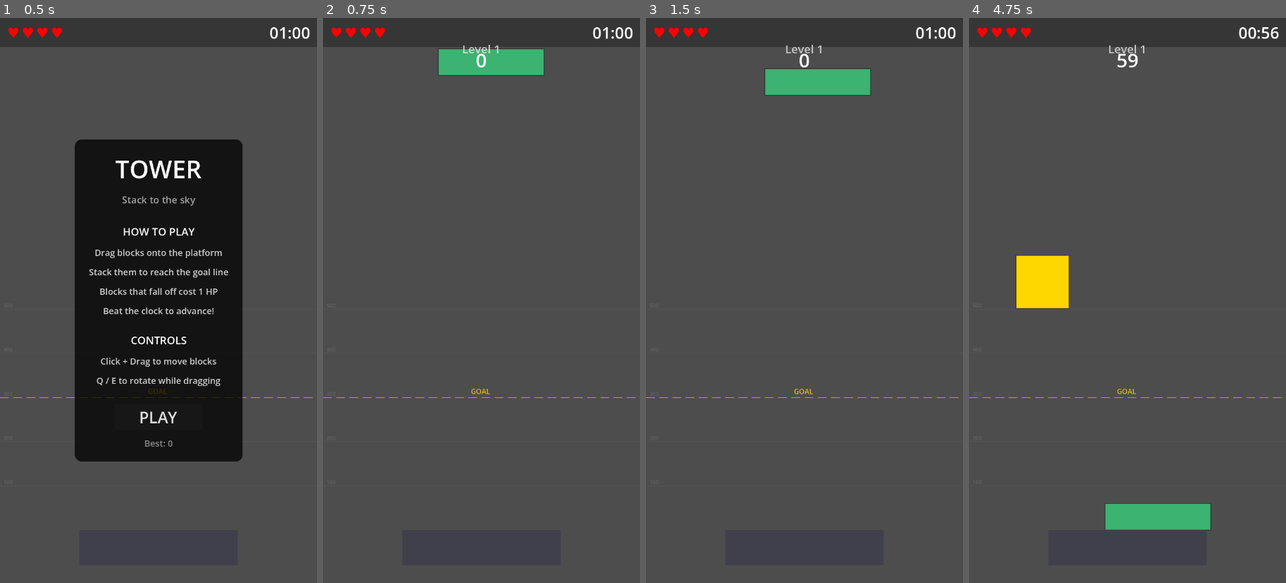
Above: before the commit, frames 1-4 (left to right).
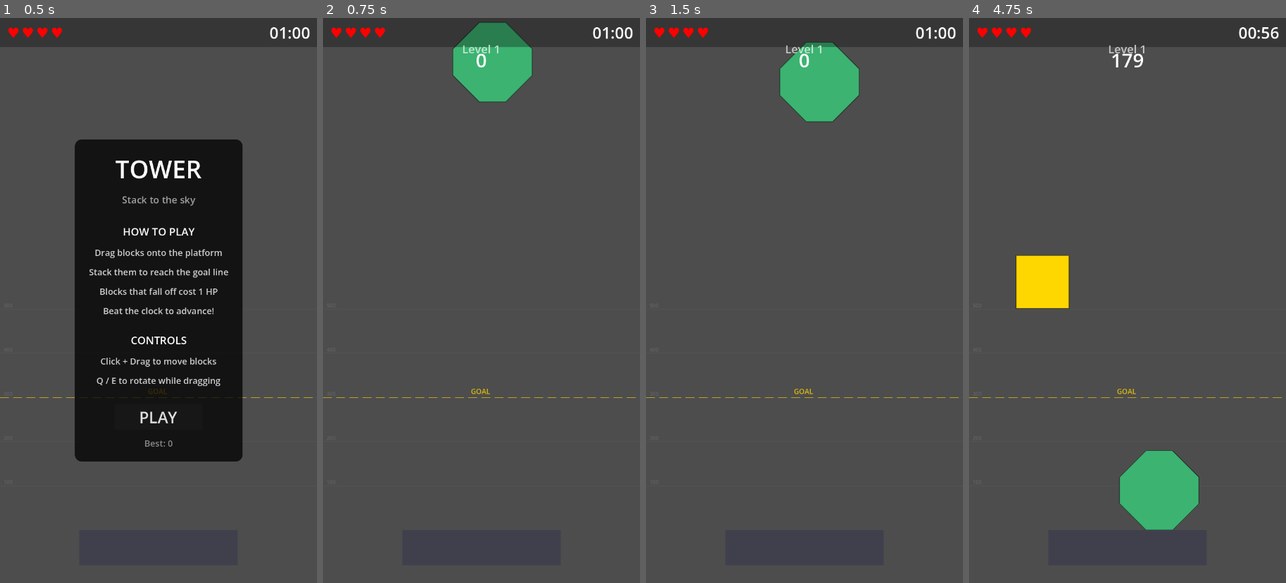
Above: after the commit, the same moments.

Repository: PartlyWhole/ToppleClone
Game: Godot game, scene res://main/main.tscn
Same seed, same stepped clock (60 frames per second), same inputs: the game is played once before the commit and once after it.
Inputs (mouse positions are in pixels of both pictures, inside the frame that each line leads up to):
- Up to frame 1 (0.5 s): no input
- Up to frame 2 (0.75 s): click "PLAY" at 0.5 s
- Up to frame 3 (1.5 s): tap Enter at 1.25 s; drag from (814, 63) to (836, 176) at 1.27 s
- Up to frame 4 (4.75 s): drag from (1064, 328) to (1111, 413) at 2.02 s; move the mouse to (1159, 176) at 2.77 s; tap Ctrl at 2.85 s; click (1159, 176) at 2.92 s; drag from (1076, 63) to (1032, 215) at 3.52 s; move the mouse to (1222, 385) at 4.27 s; tap Enter at 4.35 s; click (1222, 385) at 4.42 s

Frame 1 is identical in both runs. In frame 2, 2.0% of the frame differs, in the area x 36-70%, y 0-15%; in frame 3, 2.0%; in frame 4, 3.0%, in the area x 42-77%, y 6-91%.

Commit message:
feat: proximity drag slowdown, rename to ToppleClone, add new shapes
Drag speed now scales down to 10% when within 60px of another block.
Renamed project to ToppleClone. Added crown, hexagon, L, octagon,
and parallelogram shapes.

Co-Authored-By: Claude Opus 4.6 (1M context) <noreply@anthropic.com>

Diff:
--- a/features/blocks/scripts/draggable_block.gd
+++ b/features/blocks/scripts/draggable_block.gd
@@ -13,6 +13,8 @@
 
 @export_group("Drag")
 @export var max_drag_speed: float = 600.0
+@export var proximity_range: float = 60.0
+@export var proximity_min_speed: float = 0.1
 @export var contact_dampen_sideways: float = 0.3
 @export var contact_dampen_downward: float = 0.0
 @export var downward_normal_threshold: float = -0.5
@@ -96,6 +98,9 @@
 	var distance: float = target.distance_to(global_position)
 	var speed_limit: float = max_drag_speed + distance * 2.0
 
+	var proximity_factor: float = _get_proximity_factor()
+	speed_limit *= proximity_factor
+
 	var desired: Vector2 = (target - global_position) / state.step
 	var desired_speed_sq: float = desired.length_squared()
 	if desired_speed_sq > speed_limit * speed_limit:
@@ -199,6 +204,19 @@
 		_rotate_dir = 1.0
 	else:
 		_rotate_dir = 0.0
+
+
+func _get_proximity_factor() -> float:
+	var min_dist_sq: float = proximity_range * proximity_range
+	for node: Node in get_tree().get_nodes_in_group(&"tunable_blocks"):
+		if node == self:
+			continue
+		var other: DraggableBlock = node as DraggableBlock
+		var dist_sq: float = global_position.distance_squared_to(other.global_position)
+		if dist_sq < min_dist_sq:
+			min_dist_sq = dist_sq
+	var t: float = sqrt(min_dist_sq) / proximity_range
+	return lerpf(proximity_min_speed, 1.0, t)
 
 
 func _build_collision() -> void:
--- /dev/null
+++ b/features/blocks/shapes/crown.json
@@ -0,0 +1,96 @@
+{
+	"convex_parts": [
+		[
+			[
+				60.0,
+				0.0
+			],
+			[
+				120.0,
+				-60.0
+			],
+			[
+				120.0,
+				60.0
+			]
+		],
+		[
+			[
+				60.0,
+				0.0
+			],
+			[
+				120.0,
+				60.0
+			],
+			[
+				-120.0,
+				60.0
+			],
+			[
+				-60.0,
+				0.0
+			]
+		],
+		[
+			[
+				-120.0,
+				60.0
+			],
+			[
+				-120.0,
+				-60.0
+			],
+			[
+				-60.0,
+				0.0
+			]
+		],
+		[
+			[
+				60.0,
+				0.0
+			],
+			[
+				-60.0,
+				0.0
+			],
+			[
+				0.0,
+				-60.0
+			]
+		]
+	],
+	"name": "crown",
+	"version": 1,
+	"vertices": [
+		[
+			-120.0,
+			-60.0
+		],
+		[
+			-120.0,
+			60.0
+		],
+		[
+			120.0,
+			60.0
+		],
+		[
+			120.0,
+			-60.0
+		],
+		[
+			60.0,
+			0.0
+		],
+		[
+			0.0,
+			-60.0
+		],
+		[
+			-60.0,
+			0.0
+		]
+	]
+}
--- /dev/null
+++ b/features/blocks/shapes/hexagon.json
@@ -0,0 +1,58 @@
+{
+	"convex_parts": [
+		[
+			[
+				60.0,
+				-30.0
+			],
+			[
+				60.0,
+				30.0
+			],
+			[
+				0.0,
+				90.0
+			],
+			[
+				-60.0,
+				30.0
+			],
+			[
+				-60.0,
+				-30.0
+			],
+			[
+				0.0,
+				-90.0
+			]
+		]
+	],
+	"name": "hexagon",
+	"version": 1,
+	"vertices": [
+		[
+			0.0,
+			-90.0
+		],
+		[
+			-60.0,
+			-30.0
+		],
+		[
+			-60.0,
+			30.0
+		],
+		[
+			0.0,
+			90.0
+		],
+		[
+			60.0,
+			30.0
+		],
+		[
+			60.0,
+			-30.0
+		]
+	]
+}
--- /dev/null
+++ b/features/blocks/shapes/l.json
@@ -0,0 +1,68 @@
+{
+	"convex_parts": [
+		[
+			[
+				-60.0,
+				-150.0
+			],
+			[
+				0.0,
+				-150.0
+			],
+			[
+				0.0,
+				30.0
+			],
+			[
+				-60.0,
+				90.0
+			]
+		],
+		[
+			[
+				60.0,
+				90.0
+			],
+			[
+				-60.0,
+				90.0
+			],
+			[
+				0.0,
+				30.0
+			],
+			[
+				60.0,
+				30.0
+			]
+		]
+	],
+	"name": "l",
+	"version": 1,
+	"vertices": [
+		[
+			-60.0,
+			-150.0
+		],
+		[
+			-60.0,
+			90.0
+		],
+		[
+			60.0,
+			90.0
+		],
+		[
+			60.0,
+			30.0
+		],
+		[
+			0.0,
+			30.0
+		],
+		[
+			0.0,
+			-150.0
+		]
+	]
+}
--- /dev/null
+++ b/features/blocks/shapes/octogon.json
@@ -0,0 +1,74 @@
+{
+	"convex_parts": [
+		[
+			[
+				30.0,
+				-90.0
+			],
+			[
+				90.0,
+				-30.0
+			],
+			[
+				90.0,
+				30.0
+			],
+			[
+				30.0,
+				90.0
+			],
+			[
+				-30.0,
+				90.0
+			],
+			[
+				-90.0,
+				30.0
+			],
+			[
+				-90.0,
+				-30.0
+			],
+			[
+				-30.0,
+				-90.0
+			]
+		]
+	],
+	"name": "octogon",
+	"version": 1,
+	"vertices": [
+		[
+			-30.0,
+			-90.0
+		],
+		[
+			-90.0,
+			-30.0
+		],
+		[
+			-90.0,
+			30.0
+		],
+		[
+			-30.0,
+			90.0
+		],
+		[
+			30.0,
+			90.0
+		],
+		[
+			90.0,
+			30.0
+		],
+		[
+			90.0,
+			-30.0
+		],
+		[
+			30.0,
+			-90.0
+		]
+	]
+}
--- a/features/blocks/shapes/triangle_large.json
+++ b/features/blocks/shapes/parallelogram.json
@@ -3,32 +3,40 @@
 		[
 			[
 				-90.0,
-				-90.0
+				60.0
+			],
+			[
+				-30.0,
+				-60.0
 			],
 			[
 				90.0,
-				-90.0
+				-60.0
 			],
 			[
-				-90.0,
-				90.0
+				30.0,
+				60.0
 			]
 		]
 	],
-	"name": "triangle_large",
+	"name": "parallelogram",
 	"version": 1,
 	"vertices": [
 		[
-			-90.0,
-			90.0
+			30.0,
+			60.0
 		],
 		[
 			90.0,
-			-90.0
+			-60.0
+		],
+		[
+			-30.0,
+			-60.0
 		],
 		[
 			-90.0,
-			-90.0
+			60.0
 		]
 	]
 }
--- /dev/null
+++ b/features/blocks/shapes/parallelogram_wide.json
@@ -0,0 +1,42 @@
+{
+	"convex_parts": [
+		[
+			[
+				150.0,
+				-60.0
+			],
+			[
+				90.0,
+				60.0
+			],
+			[
+				-150.0,
+				60.0
+			],
+			[
+				-90.0,
+				-60.0
+			]
+		]
+	],
+	"name": "parallelogram_wide",
+	"version": 1,
+	"vertices": [
+		[
+			-90.0,
+			-60.0
+		],
+		[
+			-150.0,
+			60.0
+		],
+		[
+			90.0,
+			60.0
+		],
+		[
+			150.0,
+			-60.0
+		]
+	]
+}
--- a/project.godot
+++ b/project.godot
@@ -7,7 +7,7 @@
 
 [application]
 
-config/name="TowerGame"
+config/name="ToppleClone"
 config/description="A physics-based tower building/stacking mobile game"
 run/main_scene="res://main/main.tscn"
 config/features=PackedStringArray("4.6", "GL Compatibility")
--- a/tools/migrate_shapes.gd
+++ b/tools/migrate_shapes.gd
@@ -43,8 +43,11 @@
 
 		var err: Error = ShapeFileIO.save_shape(name_str, vertices, decomposed)
 		if err == OK:
-			print("Migrated: %s (%d vertices, %d convex parts)" % [
-				name_str, vertices.size(), decomposed.size()
-			])
+			print(
+				(
+					"Migrated: %s (%d vertices, %d convex parts)"
+					% [name_str, vertices.size(), decomposed.size()]
+				)
+			)
 		else:
 			push_error("Failed to save %s: %s" % [name_str, error_string(err)])
Not shown, changed: todos/002-pending-p2-sibling-traversal-pattern.md
Not shown, changed: todos/003-pending-p2-camera-set-process-coupling.md
